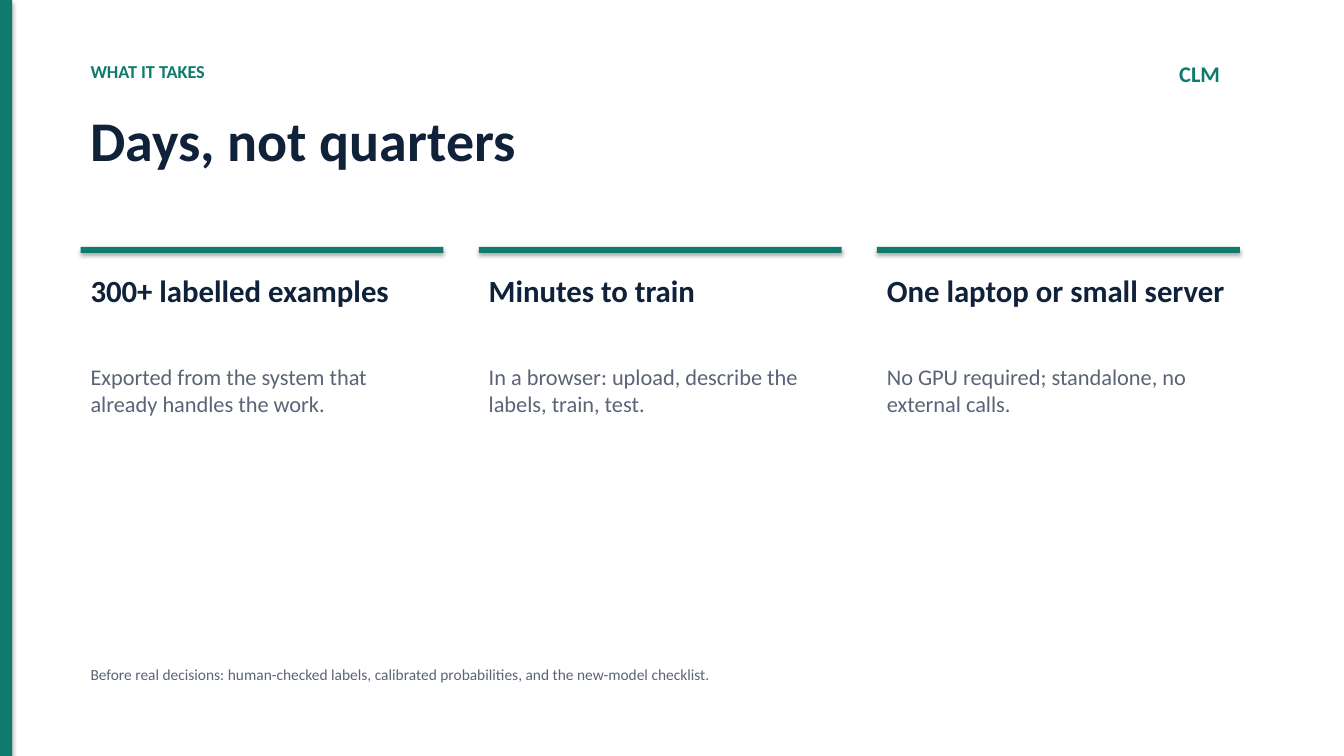
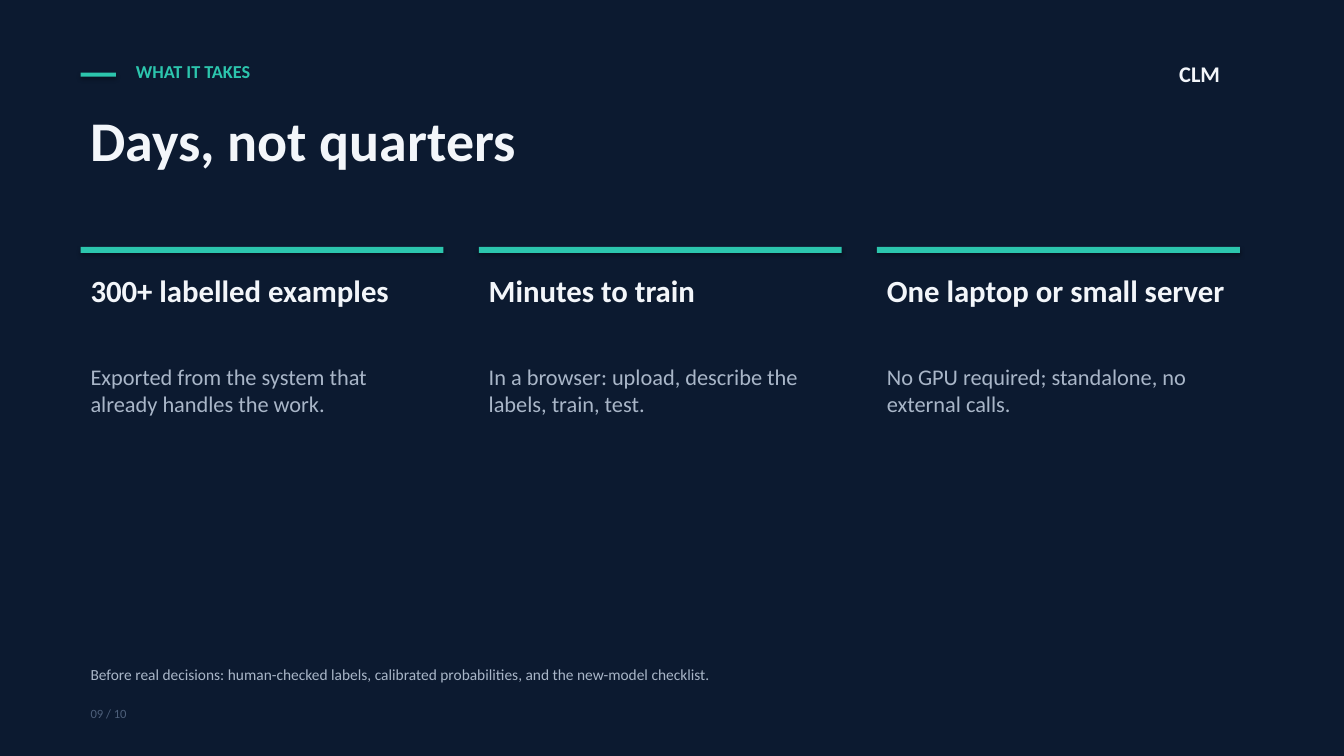
Before and after one commit to rgvvvg5mpz-collab/clm-nemotron, a slide deck: slide 9 of Marketing/CLM-Executive-Briefing.pptx. Drawn at 1344x756 pixels with LibreOffice and Linux fonts; fonts in the diff are those of the drawing. Boxes give left, top, right and bottom in pixels: in the first picture for what was removed or moved away, otherwise in the second. Text is boxed around its words. In the diff, an @@ line names an element or a change of style, - is before the commit and + after.

```diff
--- a/Marketing/CLM-Executive-Briefing.pptx
+++ b/Marketing/CLM-Executive-Briefing.pptx
@@ rectangle: place and size @@
-rectangle at box(0, 0, 12, 756)
+rectangle at box(0, 0, 1344, 756)
@@ rectangle at box(0, 0, 1344, 756): fill #0F7B6C to #0C1A30 @@
@@ text "WHAT IT TAKES": place and size @@
-text "WHAT IT TAKES" at box(91, 66, 205, 78)
+text "WHAT IT TAKES" at box(136, 66, 250, 78)
@@ text "WHAT IT TAKES" at box(136, 66, 250, 78): text colour #0F7B6C to #2CC5AD @@
@@ text "CLM" at box(1179, 67, 1220, 82): text colour #0F7B6C to #F3F6FA @@
@@ rectangle added at box(81, 73, 116, 77), fill #2CC5AD @@
@@ fill #0F7B6C to #2CC5AD in 3 elements at box(479, 247, 842, 253), box(877, 247, 1240, 253), box(81, 247, 444, 253) @@
@@ text colour #10213A to #F3F6FA in 4 elements at box(91, 124, 516, 170), box(91, 280, 389, 307), box(489, 280, 695, 303), box(887, 280, 1225, 307) @@
@@ text colour #5A6476 to #A9B6C8 in 4 elements at box(91, 369, 367, 416), box(489, 369, 797, 415), box(887, 369, 1186, 412), box(91, 669, 710, 683) @@
@@ text added at box(91, 710, 127, 718), 9 pt, text #4D5F7A @@
+09 / 10
```
Also in this commit, not shown: 9 other slides changed, 55 other files.
